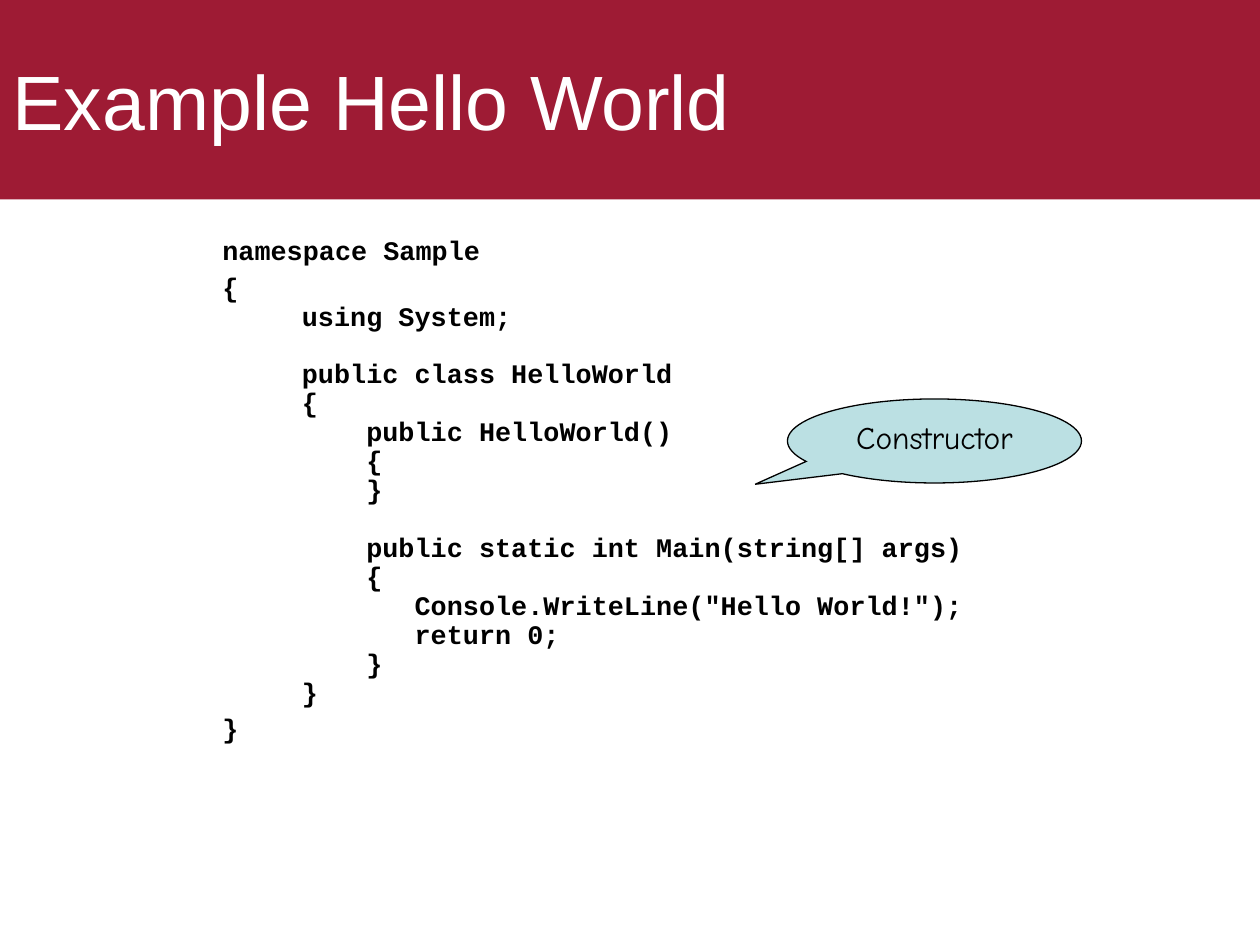
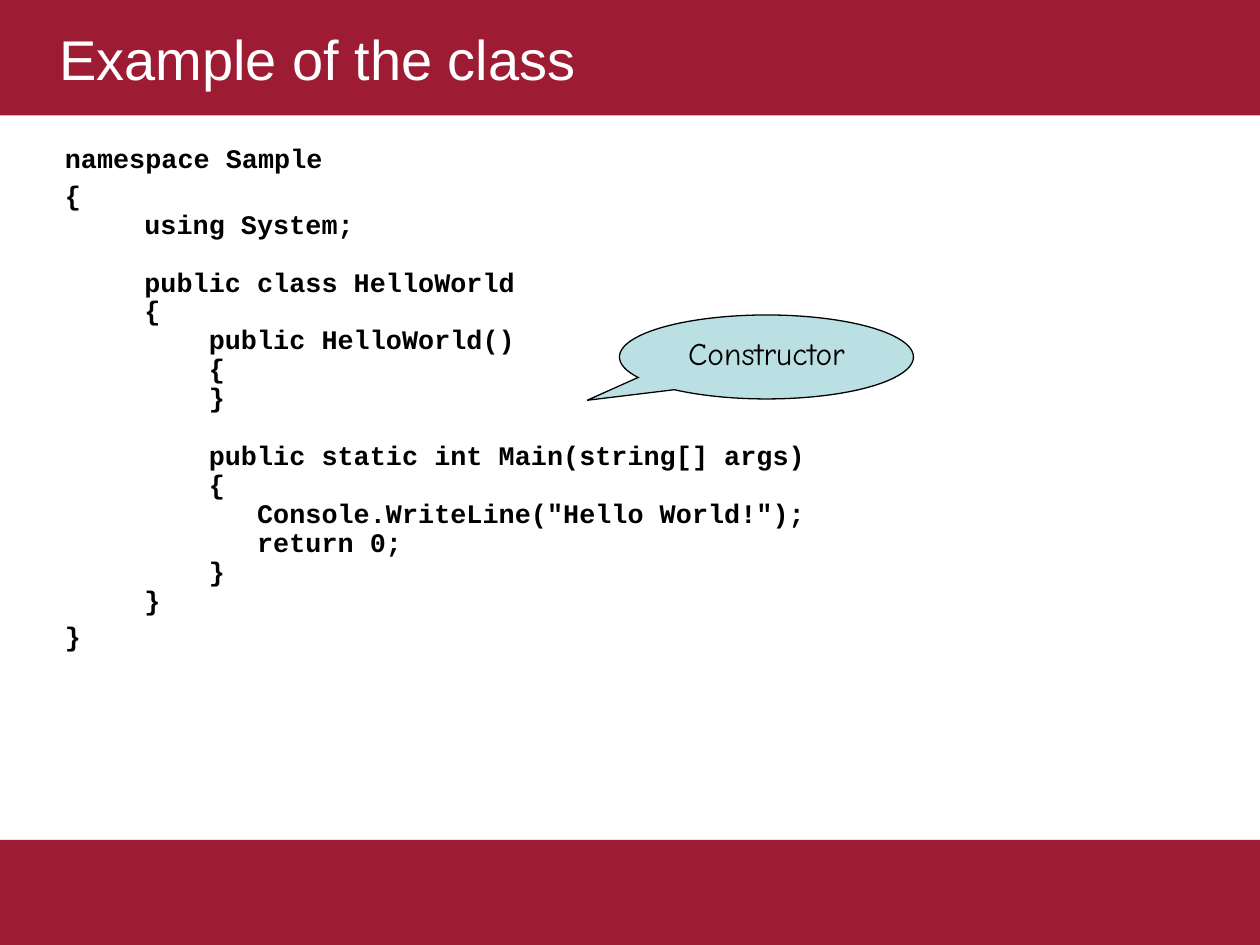
Before and after one commit to ekof-dss/teaching-samples-2021-22, a slide deck: slide 13 of presentations/02-c-sharp-oop.ppt (slide 6 before the commit). Drawn at 1260x945 pixels with LibreOffice and Linux fonts; fonts in the diff are those of the drawing. Boxes give left, top, right and bottom in pixels: in the first picture for what was removed or moved away, otherwise in the second. Text is boxed around its words. In the diff, an @@ line names an element or a change of style, - is before the commit and + after.

```diff
--- a/presentations/02-c-sharp-oop.ppt
+++ b/presentations/02-c-sharp-oop.ppt
@@ title "Example of the class" resized from (x1=0, y1=0, x2=1260, y2=199) to (x1=0, y1=0, x2=1260, y2=116) @@
@@ title at (x1=59, y1=39, x2=576, y2=90): text changed; size 44 to 32 pt @@
-Example Hello World
+Example of the class
@@ text "namespace Sample" moved from (x1=222, y1=241, x2=963, y2=649) to (x1=65, y1=149, x2=805, y2=557) @@
@@ speech bubble "Constructor" moved from (x1=788, y1=399, x2=1081, y2=484) to (x1=620, y1=315, x2=914, y2=399) @@
@@ rectangle added at (x1=0, y1=840, x2=1260, y2=945), fill #9E1B34 @@
```
Also in this commit, not shown: 2 other slides changed, 27 slides added, 1 slide removed, 2 other files.
